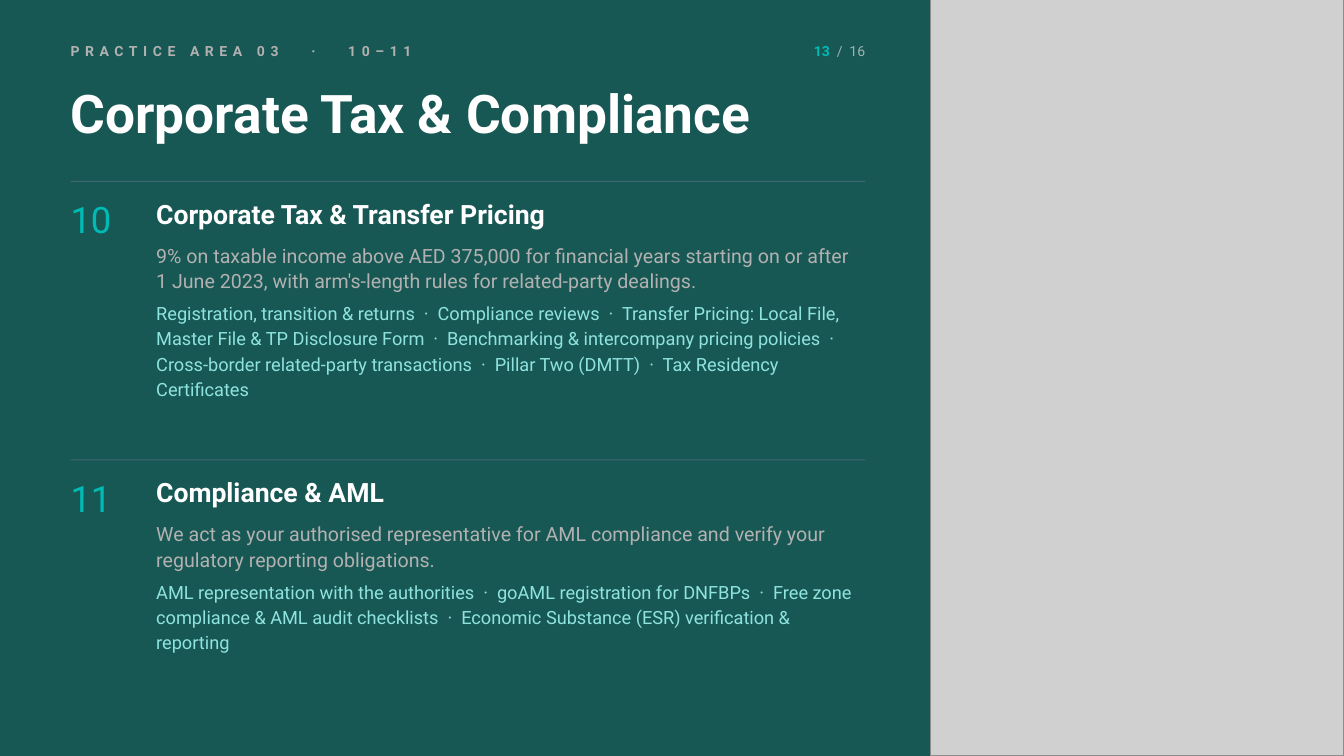
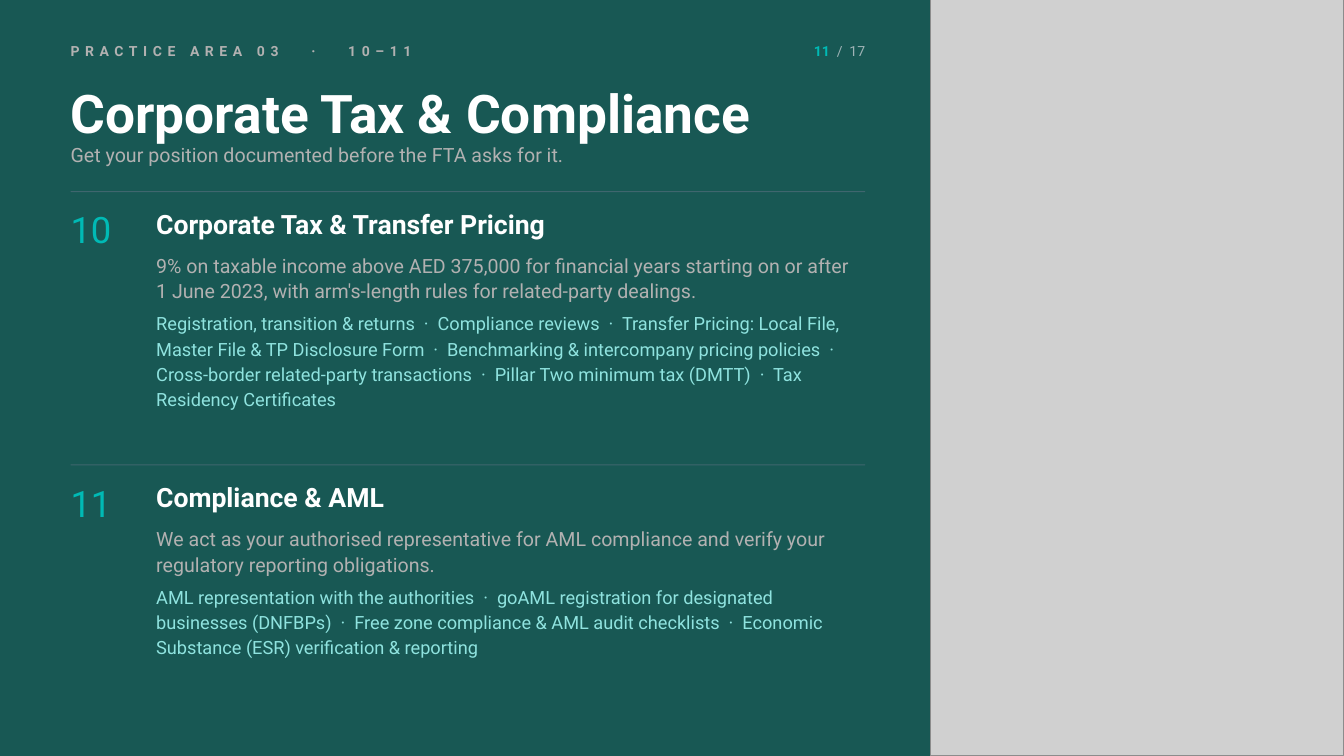
Before and after one commit to khaledsaifelnasr-afk/khsaif-content-studio, a slide deck: slide 11 of Profiles/al-suwaidi-2026/Al-Suwaidi-Company-Profile-2026-Noir.pptx (slide 13 before the commit). Drawn at 1344x756 pixels with LibreOffice and Linux fonts; fonts in the diff are those of the drawing; grey boxes stand for pictures. Boxes give left, top, right and bottom in pixels: in the first picture for what was removed or moved away, otherwise in the second. Text is boxed around its words. In the diff, an @@ line names an element or a change of style, - is before the commit and + after.

```diff
--- a/Profiles/al-suwaidi-2026/Al-Suwaidi-Company-Profile-2026-Noir.pptx
+++ b/Profiles/al-suwaidi-2026/Al-Suwaidi-Company-Profile-2026-Noir.pptx
@@ text at [814, 46, 865, 56]: text changed @@
-13 / 16
+11 / 17
@@ text added at [71, 147, 563, 166], 14 pt, text #B2B1B1 @@
+Get your position documented before the FTA asks for it.
@@ 3 texts, 1 line: place and size @@
-3 texts, 1 line at [71, 181, 865, 292]
+3 texts, 1 line at [71, 192, 865, 302]
@@ text at [156, 316, 839, 410]: text changed @@
-Registration, transition & returns · Compliance reviews · Transfer Pricing: Local File, Master File & TP Disclosure Form · Benchmarking & intercompany pricing policies · Cross-border related-party transactions · Pillar Two (DMTT) · Tax Residency Certificates
+Registration, transition & returns · Compliance reviews · Transfer Pricing: Local File, Master File & TP Disclosure Form · Benchmarking & intercompany pricing policies · Cross-border related-party transactions · Pillar Two minimum tax (DMTT) · Tax Residency Certificates
@@ 3 texts, 1 line: place and size @@
-3 texts, 1 line at [71, 460, 865, 571]
+3 texts, 1 line at [71, 465, 865, 576]
@@ text at [156, 590, 822, 658]: text changed @@
-AML representation with the authorities · goAML registration for DNFBPs · Free zone compliance & AML audit checklists · Economic Substance (ESR) verification & reporting
+AML representation with the authorities · goAML registration for designated businesses (DNFBPs) · Free zone compliance & AML audit checklists · Economic Substance (ESR) verification & reporting
```
Also in this commit, not shown: 15 other slides changed, 1 slide added, 1 other file.
